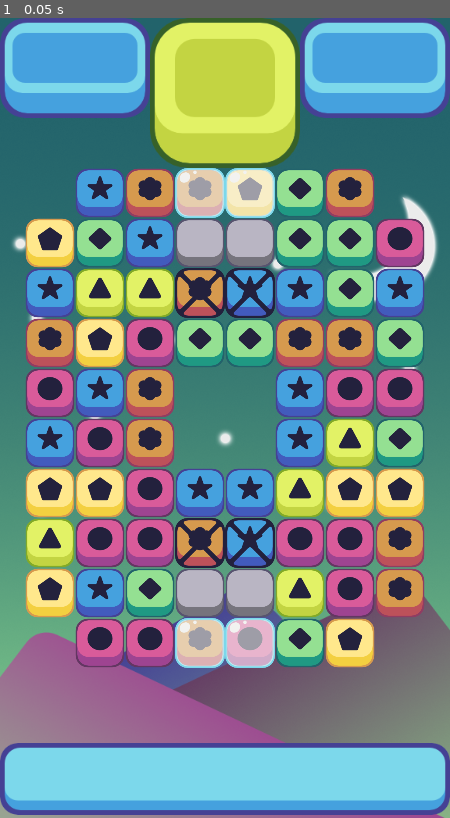
Above: before the commit, frame 1.
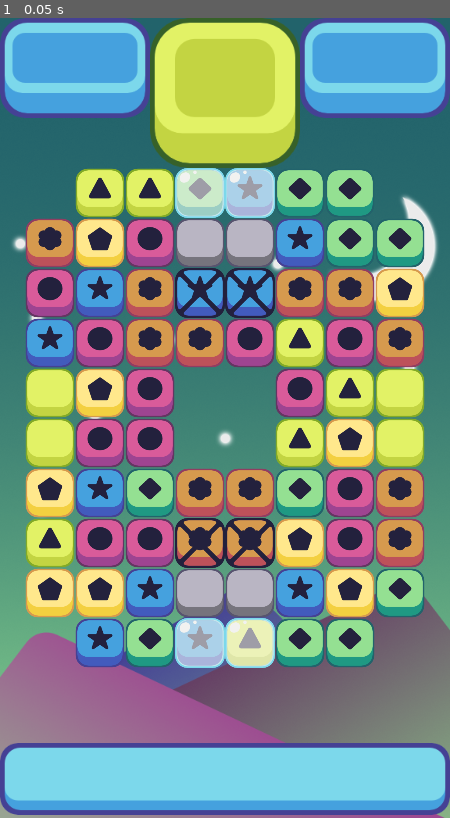
Above: after the commit, the same moment.

Repository: dionsradio/macth3_demo
Game: Godot game, scene res://scenes/game.tscn
The game is run twice, just before and just after one commit, with the same random seed, the same clock (stepped at 60 frames per second) and the same inputs.
Inputs:
- Up to frame 1 (0.05 s): no input

The runs differ from the first frame. In frame 1, 29% of the frame differs, in the area x 5-95%, y 18-82%.

Commit message:
*add* slime part 1

Diff:
--- a/scenes/game.tscn
+++ b/scenes/game.tscn
@@ -7,6 +7,7 @@
 [ext_resource type="Script" path="res://scripts/ice_holder.gd" id="5_j5gfv"]
 [ext_resource type="Script" path="res://scripts/concrete_holder.gd" id="6_5ykwp"]
 [ext_resource type="Script" path="res://scripts/lock_holder.gd" id="6_vgu5m"]
+[ext_resource type="Script" path="res://scripts/slime_holder.gd" id="8_e7x1c"]
 
 [node name="game_window" type="Node2D"]
 
@@ -38,6 +39,7 @@
 ice_spaces = PackedVector2Array(3, 0, 4, 0, 3, 9, 4, 9)
 lock_spaces = PackedVector2Array(3, 2, 4, 2, 3, 7, 4, 7)
 concrete_spaces = PackedVector2Array(3, 1, 4, 1, 3, 8, 4, 8)
+slime_spaces = PackedVector2Array(0, 4, 0, 5, 7, 4, 7, 5)
 
 [node name="destroy_timer" type="Timer" parent="."]
 wait_time = 0.1
@@ -60,14 +62,20 @@
 [node name="lock_holder" type="Node2D" parent="."]
 script = ExtResource("6_vgu5m")
 
+[node name="slime_holder" type="Node2D" parent="."]
+script = ExtResource("8_e7x1c")
+
 [connection signal="damage_concrete" from="grid" to="concrete_holder" method="_on_grid_damage_concrete"]
 [connection signal="damage_ice" from="grid" to="ice_holder" method="_on_grid_damage_ice"]
 [connection signal="damage_lock" from="grid" to="lock_holder" method="_on_grid_damage_lock"]
+[connection signal="damage_slime" from="grid" to="slime_holder" method="_on_grid_damage_slime"]
 [connection signal="make_concrete" from="grid" to="concrete_holder" method="_on_grid_make_concrete"]
 [connection signal="make_ice" from="grid" to="ice_holder" method="_on_grid_make_ice"]
 [connection signal="make_lock" from="grid" to="lock_holder" method="_on_grid_make_lock"]
+[connection signal="make_slime" from="grid" to="slime_holder" method="_on_grid_make_slime"]
 [connection signal="timeout" from="destroy_timer" to="grid" method="_on_destroy_timer_timeout"]
 [connection signal="timeout" from="collapse_timer" to="grid" method="_on_collapse_timer_timeout"]
 [connection signal="timeout" from="refill_timer" to="grid" method="_on_refill_timer_timeout"]
 [connection signal="remove_concrete" from="concrete_holder" to="grid" method="_on_concrete_holder_remove_concrete"]
 [connection signal="remove_lock" from="lock_holder" to="grid" method="_on_lock_holder_remove_lock"]
+[connection signal="remove_slime" from="slime_holder" to="grid" method="_on_slime_holder_remove_slime"]
--- /dev/null
+++ b/scenes/slime.tscn
@@ -0,0 +1,11 @@
+[gd_scene load_steps=3 format=3 uid="uid://bia2dob7xv0ft"]
+
+[ext_resource type="Script" path="res://scripts/ice.gd" id="1_y4bdc"]
+[ext_resource type="Texture2D" uid="uid://b5ext5tqftxf6" path="res://art/Obstacles/Slime.png" id="2_m6mcn"]
+
+[node name="slime" type="Node2D"]
+script = ExtResource("1_y4bdc")
+
+[node name="Sprite2D" type="Sprite2D" parent="."]
+scale = Vector2(0.5, 0.5)
+texture = ExtResource("2_m6mcn")
--- a/scripts/concrete_holder.gd
+++ b/scripts/concrete_holder.gd
@@ -32,7 +32,7 @@
 	add_child(current)
 	current.position = Vector2(board_position.x * 64 + 64, -board_position.y * 64 + 800)
 	concrete_pieces[board_position.x][board_position.y] = current
-
+\
 func _on_grid_damage_concrete(board_position):
 	print("_on_grid_damage_concrete:",board_position)
 	var concrete_piece = concrete_pieces[board_position.x][board_position.y]
--- a/scripts/grid.gd
+++ b/scripts/grid.gd
@@ -12,10 +12,11 @@
 @export var y_offset: int;
 
 # Obstacle Stuff
-@export var empty_spaces: PackedVector2Array;
-@export var ice_spaces: PackedVector2Array;
-@export var lock_spaces: PackedVector2Array;
-@export var concrete_spaces: PackedVector2Array;
+@export var empty_spaces: PackedVector2Array
+@export var ice_spaces: PackedVector2Array
+@export var lock_spaces: PackedVector2Array
+@export var concrete_spaces: PackedVector2Array
+@export var slime_spaces: PackedVector2Array
 
 # Obstacle Signal
 signal make_ice
@@ -24,6 +25,8 @@
 signal damage_lock
 signal make_concrete
 signal damage_concrete
+signal make_slime
+signal damage_slime
 
 # piece scenes
 var possible_pieces = [
@@ -58,6 +61,7 @@
 	spawn_ice()
 	spawn_locks()
 	spawn_concrete()
+	spawn_slime()
 	pass # Replace with function body.
 
 # Called every frame. 'delta' is the elapsed time since the previous frame.
@@ -82,6 +86,8 @@
 	if is_in_array(empty_spaces, place):
 		return true
 	if is_in_array(concrete_spaces, place):
+		return true
+	if is_in_array(slime_spaces, place):
 		return true
 	return false
 
@@ -127,6 +133,10 @@
 func spawn_concrete():
 	for i in concrete_spaces.size():
 		emit_signal("make_concrete", concrete_spaces[i])
+
+func spawn_slime():
+	for i in slime_spaces.size():
+		emit_signal("make_slime", slime_spaces[i])
 
 # check match at specific location
 func match_at(column, row, color):
@@ -283,10 +293,21 @@
 	if row > 0:
 		emit_signal("damage_concrete", Vector2(column, row - 1))
 
+func check_slime(column, row):
+	if column < width - 1:
+		emit_signal("damage_slime", Vector2(column + 1, row))
+	if column > 0:
+		emit_signal("damage_slime", Vector2(column - 1, row))
+	if row < height - 1:
+		emit_signal("damage_slime", Vector2(column, row + 1))
+	if row > 0:
+		emit_signal("damage_slime", Vector2(column, row - 1))
+
 func damage_specical(column, row):
 	emit_signal("damage_ice", Vector2(column, row))
 	emit_signal("damage_lock", Vector2(column, row))
 	check_concrete(column, row)
+	check_slime(column, row)
 
 func refill_columns():
 	for i in width:
@@ -331,3 +352,7 @@
 
 func _on_concrete_holder_remove_concrete(place):
 	remove_from_array(concrete_spaces, place)
+
+
+func _on_slime_holder_remove_slime(place):
+	remove_from_array(slime_spaces, place)
--- /dev/null
+++ b/scripts/slime_holder.gd
@@ -0,0 +1,44 @@
+extends Node2D
+
+var slime_pieces = [];
+var width = 8;
+var height = 10;
+var slime = preload ("res://scenes/slime.tscn")
+
+signal remove_slime
+
+func make_2d_array():
+	var array = []
+	for i in width:
+		array.append([])
+		for j in height:
+			array[i].append(null)
+	return array;
+
+# Called when the node enters the scene tree for the first time.
+func _ready():
+	#slime_pieces = make_2d_array()
+	pass
+
+# Called every frame. 'delta' is the elapsed time since the previous frame.
+func _process(delta):
+	pass
+
+func _on_grid_make_slime(board_position):
+	print("_on_grid_make_slime")
+	if slime_pieces.size() == 0:
+		slime_pieces = make_2d_array()
+	var current = slime.instantiate()
+	add_child(current)
+	current.position = Vector2(board_position.x * 64 + 64, -board_position.y * 64 + 800)
+	slime_pieces[board_position.x][board_position.y] = current
+
+func _on_grid_damage_slime(board_position):
+	print("_on_grid_damage_slime:", board_position)
+	var slime_piece = slime_pieces[board_position.x][board_position.y]
+	if slime_piece != null:
+		slime_piece.take_damage(1)
+		if slime_piece.health <= 0:
+			slime_piece.queue_free()
+			slime_pieces[board_position.x][board_position.y] = null
+			emit_signal("remove_slime", board_position)
Not shown: 1 places in scenes/game.tscn that only renumber resources
